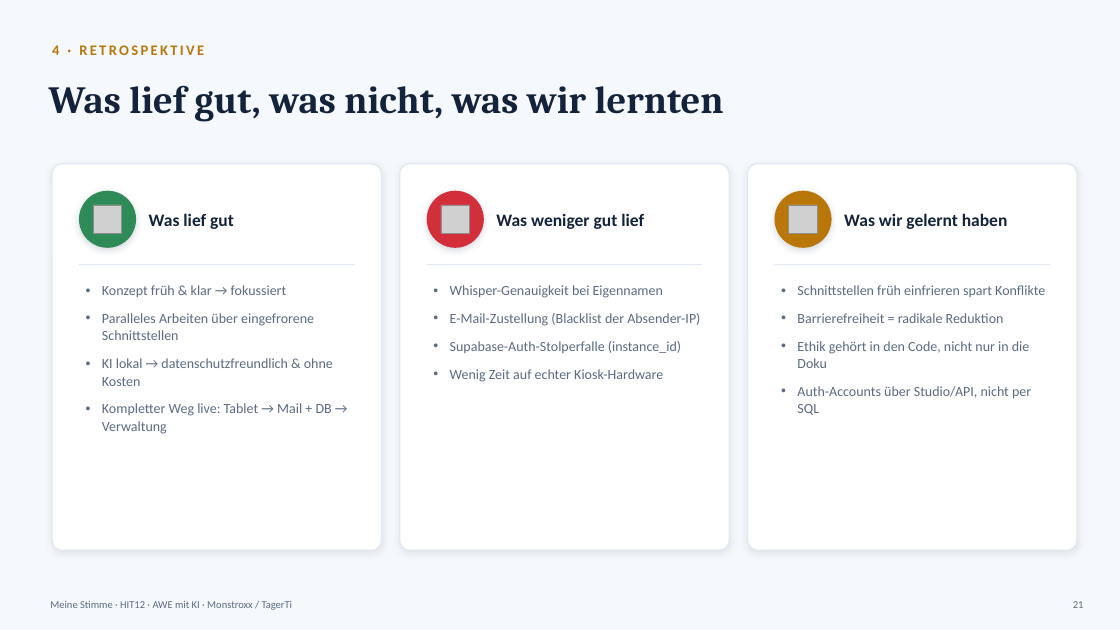
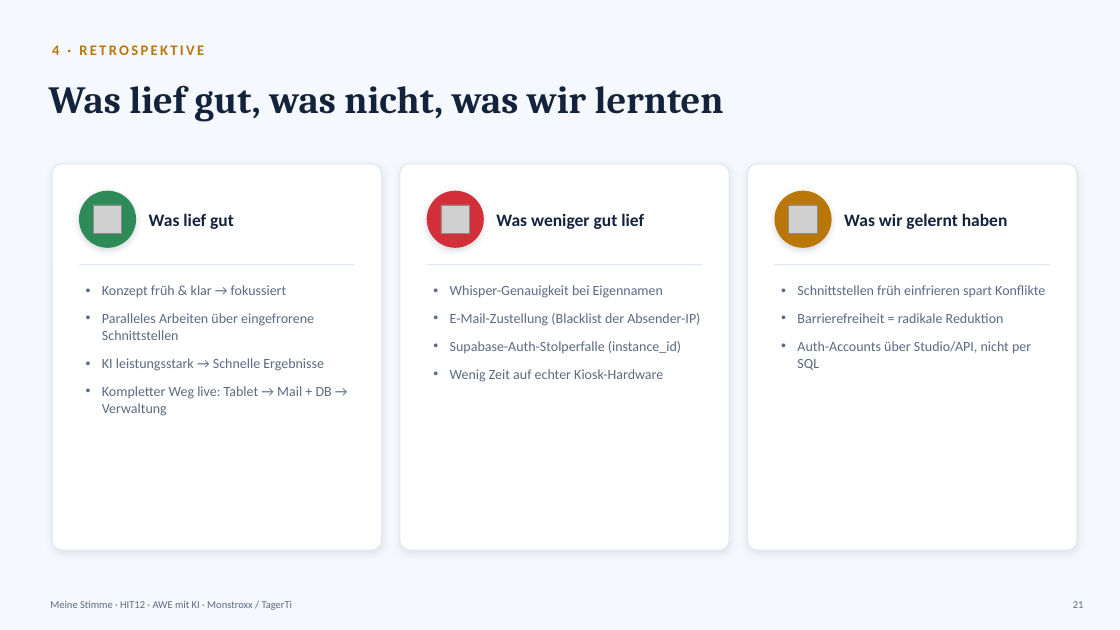
Before and after one commit to Monstroxx/Meine_Stimme, a slide deck: slide 21 of docs/Meine_Stimme.pptx. Drawn at 1120x630 pixels with LibreOffice and Linux fonts; fonts in the diff are those of the drawing; grey boxes stand for pictures. Boxes give left, top, right and bottom in pixels: in the first picture for what was removed or moved away, otherwise in the second. Text is boxed around its words. In the diff, an @@ line names an element or a change of style, - is before the commit and + after.

```diff
--- a/docs/Meine_Stimme.pptx
+++ b/docs/Meine_Stimme.pptx
@@ text at [102, 358, 324, 371]: text changed @@
-• KI lokal → datenschutzfreundlich & ohne Kosten
+• KI leistungsstark → Schnelle Ergebnisse
@@ text at [797, 341, 1029, 368]: paragraph removed @@
-• Ethik gehört in den Code, nicht nur in die Doku
```
Also in this commit, not shown: 3 other slides changed.
